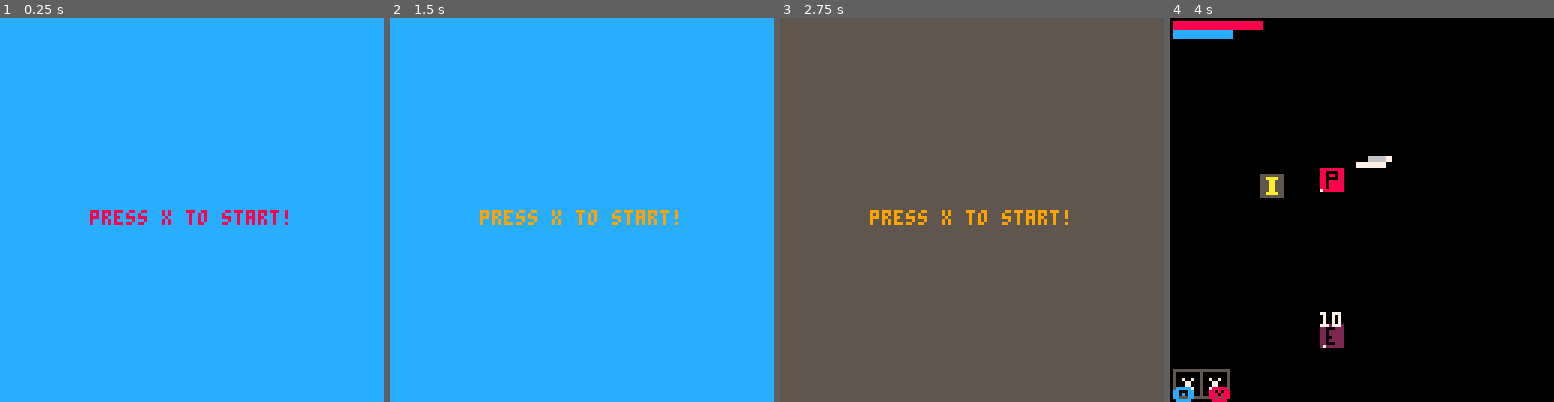
Above: before the commit, frames 1-4 (left to right).
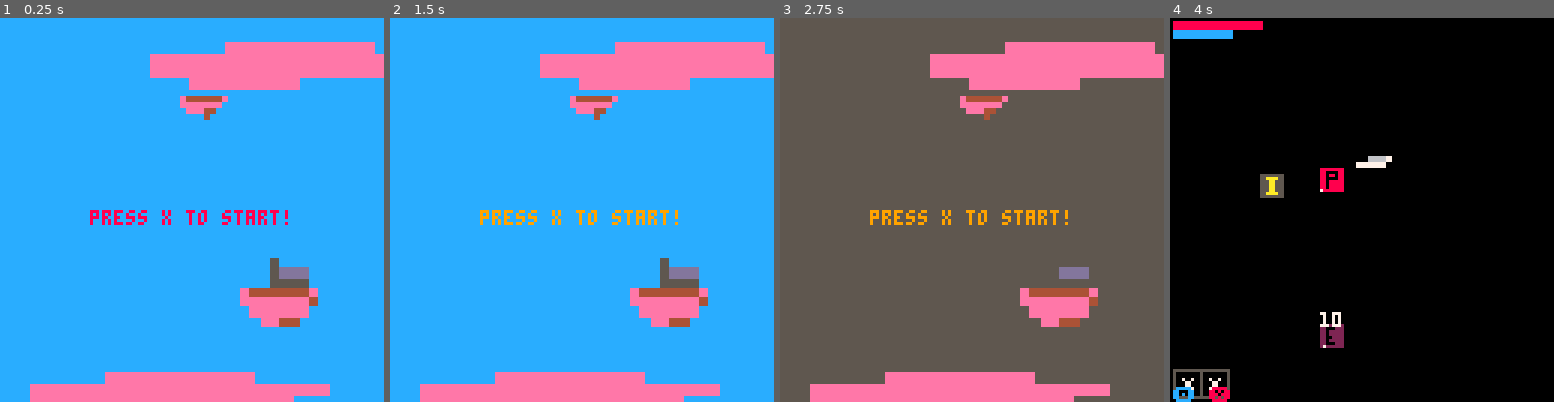
Above: after the commit, the same moments.

Repository: FrederikHR/GDB
Game: PICO-8 cartridge NewGame/main.p8
Two runs of this game, one before a commit and one after it. Both use one fixed random seed, a clock stepped at 60 frames per second and the inputs below.
Inputs:
- Up to frame 1 (0.25 s): no input
- Up to frame 2 (1.5 s): tap O (Z key) at 0.33, 0.7, 1.43 s; tap X (X key) at 1.07 s
- Up to frame 3 (2.75 s): hold Left 1.97-2.37 s; tap X (X key) at 2.07, 2.4, 2.73 s; tap O (Z key) at 2.22 s; hold Down from 2.42 s (still down)
- Up to frame 4 (4 s): release Down at 2.82 s; hold Right 2.87-3.53 s; tap X (X key) at 3.07, 3.4, 3.73 s; tap O (Z key) at 3.1, 3.98 s; hold Up from 3.58 s (still down)

The runs differ from the first frame. In frame 1, 13% of the frame differs, in the area x 7-100%, y 6-100%; in frame 2, 13%; in frame 3, 13%; in frame 4, nothing differs.

Commit message:
sound bytes (nothing finished)

Diff:
--- a/NewGame/main.p8
+++ b/NewGame/main.p8
@@ -36,13 +36,13 @@
 00000000220222222202222222022222220222220000000070000000770000007770000007777000000777000000000000000000000000000000000000000000
 00000000220002222200022222000222220002220000000000000000000000000000000000000000000000000000000000000000000000000000000000000000
 00000000722222222722222222722222222722220000000000000000000000000000000000000000000000000000000000000000000000000000000000000000
-55555555222222221111111122222222111111110000000000000000000000000000000000000000000000000000000000000000000000000000000000000000
-55aaaa55220002221100011122000222110001110000000000000000000000000000000000000000000000000000000000000000000000000000000000000000
-555aa555220222221101111122022222110111110000000000000000000000000000000000000000000000000000000000000000000000000000000000000000
-555aa555220222221101111122022222110111110000000000000000000000000000000000000000000000000000000000000000000000000000000000000000
-555aa555220022221100111122002222110011110000000000000000000000000000000000000000000000000000000000000000000000000000000000000000
-555aa555220222221101111122022222110111110000000000000000000000000000000000000000000000000000000000000000000000000000000000000000
-55aaaa55220002221100011122000222110001110000000000000000000000000000000000000000000000000000000000000000000000000000000000000000
+55555555222222221111111122222222111111110000000000050000000000000000000000000000000000000000000000000000000000000000000000000000
+55aaaa5522000222110001112200022211000111000000000005ddd0000000000000000000000000000000000000000000000000000000000000000000000000
+555aa55522022222110111112202222211011111000000000005555000eeee000000000000000000000000000000000000000000000000000000000000000000
+555aa55522022222110111112202222211011111e444444ee444444eeeeeeeee0000000000000000000000000000000000000000000000000000000000000000
+555aa55522002222110011112200222211001111eeeeeee0eeeeeee4eeeeeee00000000000000000000000000000000000000000000000000000000000000000
+555aa555220222221101111122022222110111110eee44000eeeeee00eee00000000000000000000000000000000000000000000000000000000000000000000
+55aaaa55220002221100011122000222110001110000400000ee4400000000000000000000000000000000000000000000000000000000000000000000000000
 55555555722222221711111122722222111711110000000000000000000000000000000000000000000000000000000000000000000000000000000000000000
 00000000000000000000000000000000000000000000000000000000000000000000000000000000000000000000000000000000000000000000000000000000
 00000000000000000000000000000000000000000000000000000000000000000000000000000000000000000000000000000000000000000000000000000000
Not shown, changed: the music (__music__) section of NewGame/main.p8
Not shown, changed: the sound effects (__sfx__) section of NewGame/main.p8
